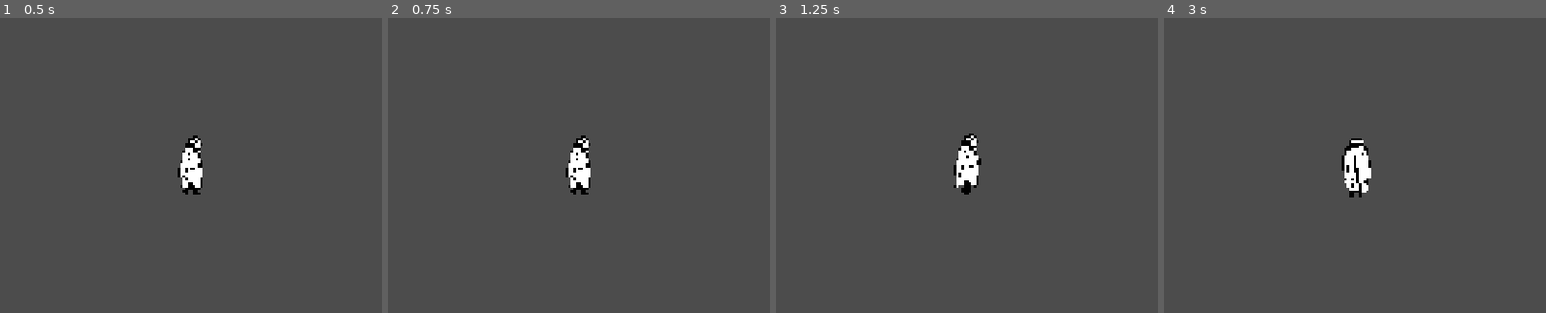
Above: before the commit, frames 1-4 (left to right).
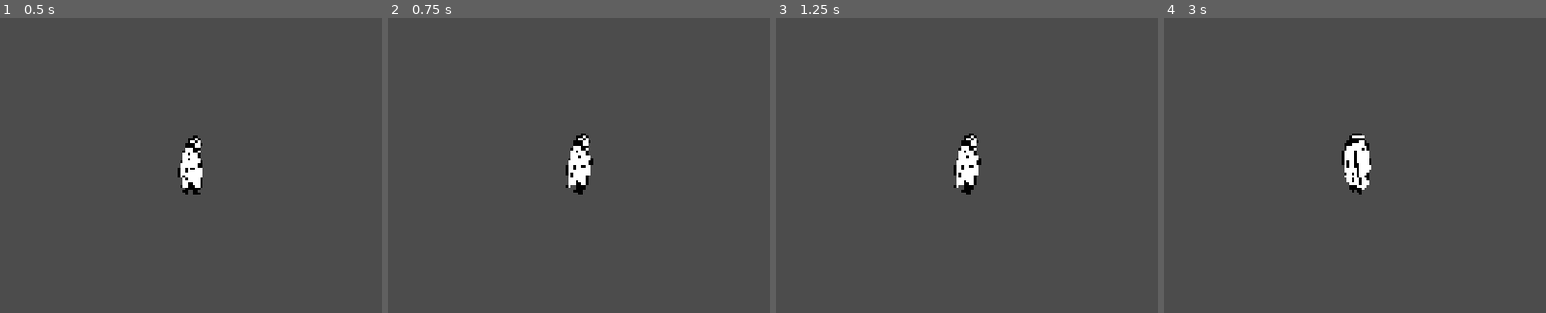
Above: after the commit, the same moments.

Repository: dedekm/dram-fireth
Game: Godot game, scene res://src/actors/Player.tscn
The game is run twice, just before and just after one commit, with the same random seed, the same clock (stepped at 60 frames per second) and the same inputs. This scene is started directly instead of the project's main scene.
Inputs (mouse positions are % of the whole screen's width and height, from its top left):
- Up to frame 1 (0.5 s): no input
- Up to frame 2 (0.75 s): tap Enter at 0.5 s; move the mouse to (72, 45) at 0.52 s; hold Right (right) from 0.53 s (still down); hold E (pick_up) from 0.53 s (still down)
- Up to frame 3 (1.25 s): keep holding Right (right); keep holding E (pick_up)
- Up to frame 4 (3 s): move the mouse to (30, 55) at 1.27 s; release Right (right) at 1.28 s; release E (pick_up) at 1.28 s; hold Down (down) 1.28-2.03 s; right-click (30, 55) at 1.35 s; move the mouse to (60, 28) at 2.02 s; press the mouse at (60, 28) at 2.03 s; hold Right (right) 2.03-2.78 s; move the mouse to (45, 70) at 2.77 s; release the mouse at (45, 70) at 2.78 s; hold Up (up) from 2.78 s (still down); tap E (pick_up) at 2.85 s
The pictures show only the part of the screen within x 25-75%, y 25-75%; the shares and areas given below are measured in that part.

Frame 1 is identical in both runs. In frame 2, 0.4% of the frame differs, in the area x 46-54%, y 39-60%; in frame 3, less than 0.1%; in frame 4, 0.6%, in the area x 46-55%, y 39-61%.

Commit message:
up and down
added sprites for animation of up and down movement

Diff:
--- a/src/actors/Player.tscn
+++ b/src/actors/Player.tscn
@@ -7,43 +7,46 @@
 [ext_resource path="res://assets/player/right04.png" type="Texture" id=5]
 [ext_resource path="res://assets/player/right02.png" type="Texture" id=6]
 [ext_resource path="res://assets/player/down02.png" type="Texture" id=7]
-[ext_resource path="res://assets/player/up.png" type="Texture" id=8]
+[ext_resource path="res://assets/player/up01.png" type="Texture" id=8]
 [ext_resource path="res://assets/player/down04.png" type="Texture" id=9]
 [ext_resource path="res://assets/player/down03.png" type="Texture" id=10]
 [ext_resource path="res://assets/player/down01.png" type="Texture" id=11]
+[ext_resource path="res://assets/player/up02.png" type="Texture" id=12]
+[ext_resource path="res://assets/player/up04.png" type="Texture" id=13]
+[ext_resource path="res://assets/player/up03.png" type="Texture" id=14]
 
-[sub_resource type="SpriteFrames" id=3]
+[sub_resource type="SpriteFrames" id=1]
 animations = [ {
 "frames": [ ExtResource( 4 ), ExtResource( 6 ), ExtResource( 3 ), ExtResource( 5 ) ],
 "loop": true,
 "name": "right",
-"speed": 5.0
+"speed": 8.0
 }, {
-"frames": [ ExtResource( 8 ) ],
+"frames": [ ExtResource( 8 ), ExtResource( 12 ), ExtResource( 14 ), ExtResource( 13 ) ],
 "loop": true,
 "name": "up",
-"speed": 5.0
+"speed": 8.0
 }, {
 "frames": [ ExtResource( 4 ) ],
 "loop": true,
 "name": "down_right",
-"speed": 5.0
+"speed": 8.0
+}, {
+"frames": [ ExtResource( 2 ) ],
+"loop": true,
+"name": "up_right",
+"speed": 8.0
 }, {
 "frames": [ ExtResource( 11 ), ExtResource( 7 ), ExtResource( 10 ), ExtResource( 9 ) ],
 "loop": true,
 "name": "down",
-"speed": 5.0
-}, {
-"frames": [ ExtResource( 2 ) ],
-"loop": true,
-"name": "up_right",
-"speed": 5.0
+"speed": 8.0
 } ]
 
-[sub_resource type="RectangleShape2D" id=1]
+[sub_resource type="RectangleShape2D" id=2]
 extents = Vector2( 6, 12 )
 
-[sub_resource type="RectangleShape2D" id=2]
+[sub_resource type="RectangleShape2D" id=3]
 extents = Vector2( 4, 6 )
 
 [node name="Player" type="KinematicBody2D"]
@@ -51,19 +54,19 @@
 script = ExtResource( 1 )
 
 [node name="AnimatedSprite" type="AnimatedSprite" parent="."]
-frames = SubResource( 3 )
+frames = SubResource( 1 )
 animation = "down_right"
 
 [node name="CollisionShape2D" type="CollisionShape2D" parent="."]
 position = Vector2( 0, 1 )
-shape = SubResource( 1 )
+shape = SubResource( 2 )
 
 [node name="PickUpArea" type="Area2D" parent="."]
 position = Vector2( 10, 0 )
 collision_mask = 14
 
 [node name="CollisionShape2D" type="CollisionShape2D" parent="PickUpArea"]
-shape = SubResource( 2 )
+shape = SubResource( 3 )
 
 [node name="Camera2D" type="Camera2D" parent="."]
 current = true
Binary file changed: assets/player/down01.png
Binary file changed: assets/player/down02.png
Binary file changed: assets/player/down03.png
Binary file changed: assets/player/down04.png
Binary file removed: assets/player/up.png
Binary file added: assets/player/up01.png
Not shown, added: assets/player/up01.png.import
Binary file added: assets/player/up02.png
Not shown, changed: assets/player/up02.png.import
Binary file added: assets/player/up03.png
Not shown, added: assets/player/up03.png.import
Binary file added: assets/player/up04.png
(and 2 more such lines)
